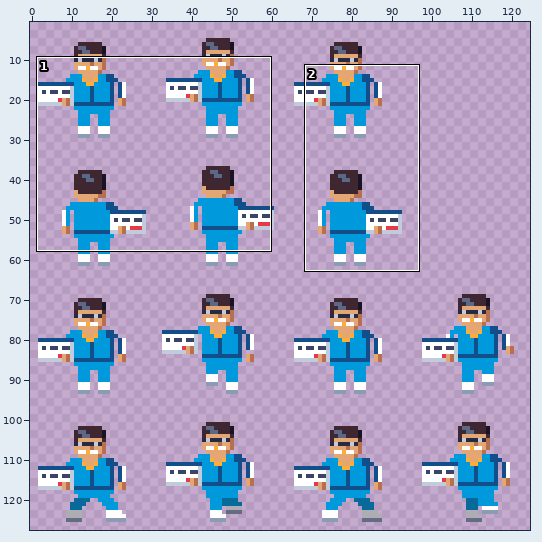
Pixel-art file, stored at assets/textures/characters/lottovoittaja_32.aseprite. The first picture is a wide view before the edit; the outline marks the close-up.
Close-up. Old version:
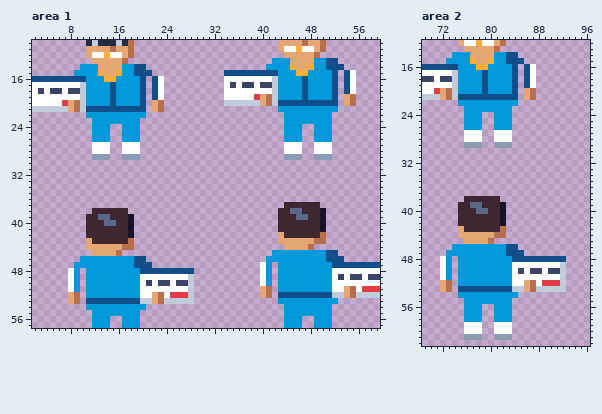
128x128 pixels, 1 frame. Shown: area 1: x 2..59, y 10..57; area 2: x 69..96, y 12..62. The wide view leaves out empty margins. The commit also changed other parts of the picture, which this record leaves out.
Now the later version:
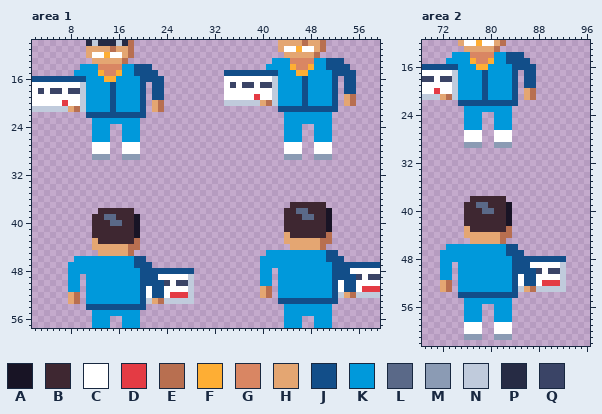
Palette (. is transparent): A #181425  B #3e2731  C #ffffff  D #e43b44  E #b86f50  F #feae34  G #d98663  H #e4a672  J #124e89  K #0099db  L #5a6988  M #8b9bb4  N #c0cbdc  P #262b44  Q #3a4466
Diff:
Changed rows in their new state; - is an unchanged pixel.
Area 1:
first column x 8:
13 -------------------------------------GGGG----J--
14 -----GGGG----J------------------------GG------J-
15 ------GG------J------------------------------J-J
16 -------------J-J-------------------------------J
17 ---------------J-------------------------------J
18 ---------------J-------------------------------J
19 ---------------J----------------CC--------------
20 CC---------------------------------KKKK-KKKK----
21 ---KKKK-KKKK-----------------------JJJJJJJJJJ---
22 ---JJJJJJJJJJ-----------------------------------
first column x 8:
37 ------------------------------------.-----B-----
38 ----.-----B------------------------.-B-L--BA----
39 ---.-B-L--BA-----------------------.--B-L-BA----
40 ---.--B-L-BA-----------------------.------BA----
41 ---.------BA-----------------------.------BA----
42 ---.------BA-----------------------.H-----BE----
43 ---.H-----BE-----------------------.-----H-E----
44 ---.-----H-E------------------------.---HHE-----
45 ----.---HHE----------------------K--------------
46 -K------------------------------K---------------
47 K-------------------------------K-K-------------
48 K-K-----------------------------K-----------JJJ-
49 K-----------JJJ-----------------K-----------JJJJ
50 K-----------JJJJ----------------K-----------J-JJ
51 K-----------J-JJ----------------------------J-JJ
52 ------------J-JJ-------------------KKKKKKKKKJ---
53 ---KKKKKKKKKJ----------------------JJJJJJJJJJ---
54 ---JJJJJJJJJJ-----------------------------------
Area 2:
first column x 72:
14 -----GGGG----J--
15 ------GG------J-
16 -------------J-J
17 ---------------J
18 ---------------J
19 ---------------J
20 CC--------------
21 ---KKKK-KKKK----
22 ---JJJJJJJJJJ---
first column x 72:
38 ----.-----B-----
39 ---.-B-L--BA----
40 ---.--B-L-BA----
41 ---.------BA----
42 ---.------BA----
43 ---.H-----BE----
44 ---.-----H-E----
45 ----.---HHE-----
46 -K--------------
47 K---------------
48 K-K-------------
49 K-----------JJJ-
50 K-----------JJJJ
51 K-----------J-JJ
52 ------------J-JJ
53 ---KKKKKKKKKJ---
54 ---JJJJJJJJJJ---
